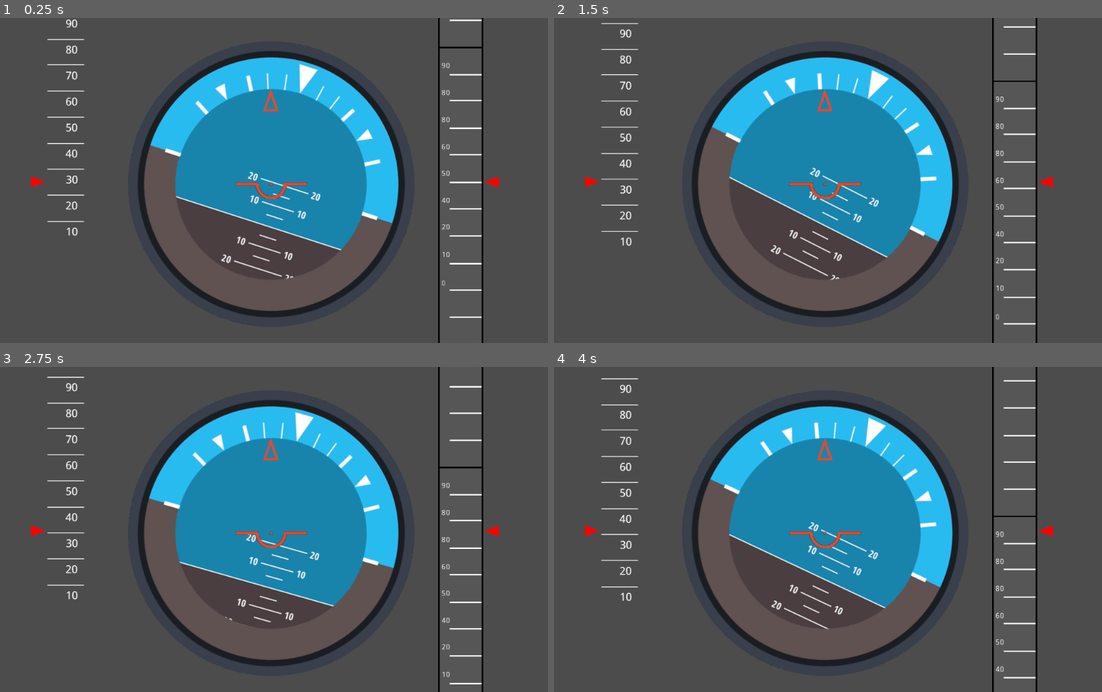
Above: before the commit, frames 1-4 (two rows, left to right).
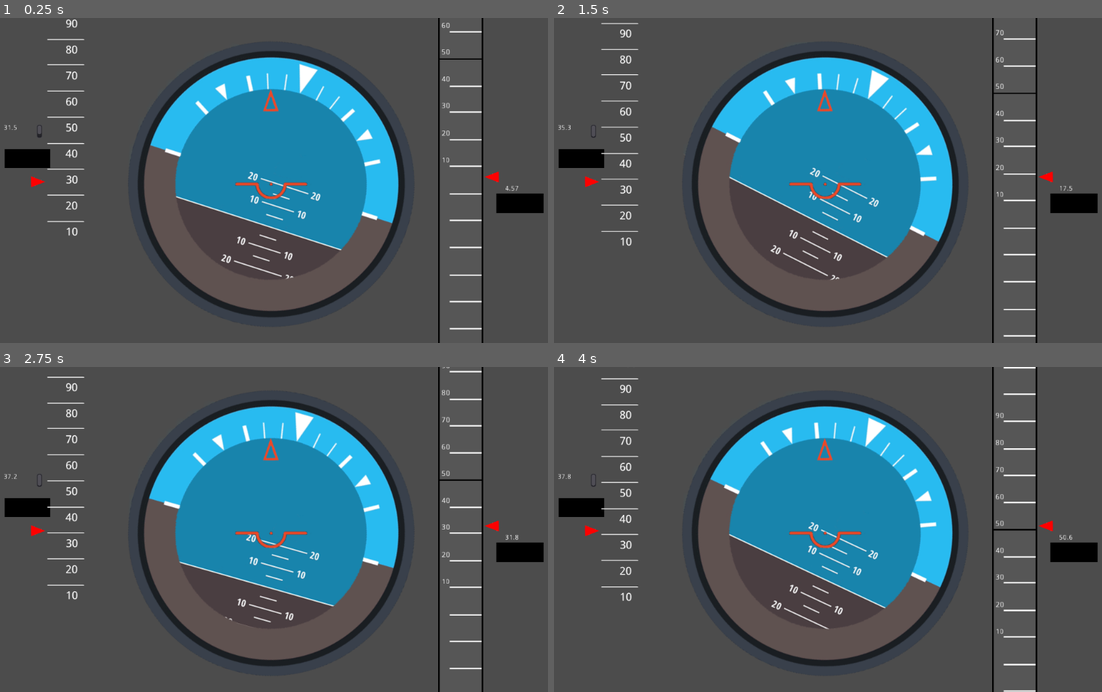
Above: after the commit, the same moments.

Repository: AeroTec-ATLAS/UAV-ART
Game: Godot game, scene res://Scenes/ArtificialHorizon.tscn
Same seed, same stepped clock (60 frames per second), same inputs: the game is played once before the commit and once after it. The project has no main scene, so this scene is started directly.
Inputs:
- Up to frame 1 (0.25 s): no input
- Up to frame 2 (1.5 s): tap Enter (ui_accept) at 0.5, 0.77 s
- Up to frame 3 (2.75 s): tap Enter (ui_accept) at 1.52 s
- Up to frame 4 (4 s): tap Enter (ui_accept) at 3.02, 3.77 s

The runs differ from the first frame. In frame 1, 2.1% of the frame differs, in the area x 0-100%, y 0-96%; in frame 2, 2.2%; in frame 3, 2.2%; in frame 4, 2.2%, in the area x 0-100%, y 0-100%.

Commit message:
Correct movement of the altimeter bars

Diff:
--- /dev/null
+++ b/ground_station/Groundstation_UI/Scenes/AltText9.gd
@@ -0,0 +1,7 @@
+extends RichTextLabel
+
+
+func _on_Altitude_AltIni(pinit):
+		var dialog = str(pinit * 10 + 90)
+		set_visible_characters(4)
+		set_bbcode(dialog)
--- a/ground_station/Groundstation_UI/Scenes/ArtificialHorizon.tscn
+++ b/ground_station/Groundstation_UI/Scenes/ArtificialHorizon.tscn
@@ -12,7 +12,7 @@
 [ext_resource path="res://Scripts/PFD Scripts/AltimeterText.gd" type="Script" id=10]
 [ext_resource path="res://Scripts/PFD Scripts/polygon1.gd" type="Script" id=11]
 [ext_resource path="res://Scripts/PFD Scripts/MedidorAlt.gd" type="Script" id=12]
-[ext_resource path="res://Images/Moldura.png" type="Texture" id=13]
+[ext_resource path="res://Scenes/AltText9.gd" type="Script" id=13]
 [ext_resource path="res://Scripts/PFD Scripts/Medidor1.gd" type="Script" id=14]
 [ext_resource path="res://Images/Medidor0_100.png" type="Texture" id=15]
 [ext_resource path="res://Scripts/PFD Scripts/VelText.gd" type="Script" id=16]
@@ -22,13 +22,7 @@
 [ext_resource path="res://Scripts/BarraSpawnada.gd" type="Script" id=20]
 [ext_resource path="res://Scripts/AltText1.gd" type="Script" id=21]
 [ext_resource path="res://Scripts/InitialAlt.gd" type="Script" id=22]
-[ext_resource path="res://Scripts/Most1.gd" type="Script" id=23]
 [ext_resource path="res://Scripts/Most7.gd" type="Script" id=24]
-[ext_resource path="res://Scripts/Most3.gd" type="Script" id=25]
-[ext_resource path="res://Scripts/Most5.gd" type="Script" id=26]
-[ext_resource path="res://Scripts/Most6.gd" type="Script" id=27]
-[ext_resource path="res://Scripts/Most2.gd" type="Script" id=28]
-[ext_resource path="res://Scripts/Most4.gd" type="Script" id=29]
 [ext_resource path="res://Scripts/AltText2.gd" type="Script" id=30]
 [ext_resource path="res://Scripts/AltText8.gd" type="Script" id=31]
 [ext_resource path="res://Scripts/AltText7.gd" type="Script" id=32]
@@ -99,7 +93,6 @@
 }
 
 [node name="Polygon2D" type="Polygon2D" parent="."]
-visible = false
 position = Vector2( -71.6028, -182.321 )
 scale = Vector2( 0.894728, 0.894728 )
 color = Color( 0, 0, 0, 1 )
@@ -117,14 +110,14 @@
 "_edit_use_anchors_": false
 }
 
-[node name="Polygon2D2" type="Polygon2D" parent="."]
-position = Vector2( 1586.16, -139.6 )
-scale = Vector2( 0.921697, 0.921697 )
+[node name="Polygon2D2" type="Polygon2D" parent="Polygon2D"]
+position = Vector2( 1025.92, 87.6865 )
+scale = Vector2( 1.03014, 1.03014 )
 color = Color( 0, 0, 0, 1 )
 polygon = PoolVector2Array( -469.218, 131.19, -374.951, 131.456, -374.685, 170.756, -469.218, 171.022 )
 script = ExtResource( 11 )
 
-[node name="RichTextLabel" type="RichTextLabel" parent="Polygon2D2"]
+[node name="RichTextLabel" type="RichTextLabel" parent="Polygon2D/Polygon2D2"]
 margin_left = -452.056
 margin_top = 115.056
 margin_right = -372.056
@@ -135,22 +128,6 @@
 "_edit_use_anchors_": false
 }
 
-[node name="Moldura" type="Sprite" parent="Polygon2D2"]
-position = Vector2( -1469, 787.212 )
-scale = Vector2( 4.59106, 0.772156 )
-texture = ExtResource( 13 )
-__meta__ = {
-"_edit_lock_": true
-}
-
-[node name="Moldura2" type="Sprite" parent="Polygon2D2"]
-position = Vector2( -889.294, -333.632 )
-scale = Vector2( 4.59106, 1.11949 )
-texture = ExtResource( 13 )
-__meta__ = {
-"_edit_lock_": true
-}
-
 [node name="Velocidade" type="Control" parent="."]
 margin_left = -490.074
 margin_top = -232.641
@@ -188,7 +165,7 @@
 script = ExtResource( 12 )
 
 [node name="PonteiroAlt" type="Sprite" parent="Altitude"]
-position = Vector2( -745, 9.333 )
+position = Vector2( -745, 0 )
 rotation = 3.14159
 scale = Vector2( 0.180873, 0.180873 )
 texture = ExtResource( 17 )
@@ -202,28 +179,16 @@
 texture = ExtResource( 18 )
 script = ExtResource( 20 )
 
-[node name="Moldura" type="Sprite" parent="."]
-visible = false
-position = Vector2( 4.83554, 319.695 )
-scale = Vector2( 2.07033, 1.24194 )
-texture = ExtResource( 13 )
-
-[node name="Moldura2" type="Sprite" parent="."]
-visible = false
-position = Vector2( -4.00664, -320.872 )
-scale = Vector2( 2.07033, 1.24194 )
-texture = ExtResource( 13 )
-
 [node name="Polygon2D3" type="Polygon2D" parent="."]
 position = Vector2( 1586.16, -139.6 )
 scale = Vector2( 0.921697, 0.921697 )
-script = ExtResource( 23 )
+script = ExtResource( 24 )
 
 [node name="TesteMostrador" type="RichTextLabel" parent="Polygon2D3"]
 margin_left = -1381.0
-margin_top = 164.0
-margin_right = -1311.0
-margin_bottom = 185.0
+margin_top = 13.0
+margin_right = -1303.0
+margin_bottom = 34.0
 script = ExtResource( 21 )
 __meta__ = {
 "_edit_use_anchors_": false,
@@ -231,7 +196,7 @@
 }
 
 [node name="Polygon2D4" type="Polygon2D" parent="."]
-script = ExtResource( 28 )
+script = ExtResource( 24 )
 
 [node name="TesteMostrador2" type="RichTextLabel" parent="Polygon2D4"]
 margin_left = 313.0
@@ -245,7 +210,7 @@
 }
 
 [node name="Polygon2D5" type="Polygon2D" parent="."]
-script = ExtResource( 25 )
+script = ExtResource( 24 )
 
 [node name="TesteMostrador3" type="RichTextLabel" parent="Polygon2D5"]
 margin_left = 313.0
@@ -259,7 +224,7 @@
 }
 
 [node name="Polygon2D6" type="Polygon2D" parent="."]
-script = ExtResource( 29 )
+script = ExtResource( 24 )
 
 [node name="TesteMostrador4" type="RichTextLabel" parent="Polygon2D6"]
 margin_left = 313.0
@@ -275,7 +240,7 @@
 }
 
 [node name="Polygon2D7" type="Polygon2D" parent="."]
-script = ExtResource( 26 )
+script = ExtResource( 24 )
 
 [node name="TesteMostrador5" type="RichTextLabel" parent="Polygon2D7"]
 margin_left = 313.0
@@ -291,7 +256,7 @@
 }
 
 [node name="Polygon2D8" type="Polygon2D" parent="."]
-script = ExtResource( 27 )
+script = ExtResource( 24 )
 
 [node name="TesteMostrador6" type="RichTextLabel" parent="Polygon2D8"]
 margin_left = 313.0
@@ -332,7 +297,7 @@
 margin_bottom = -318.0
 bbcode_text = "1000"
 text = "1000"
-script = ExtResource( 32 )
+script = ExtResource( 31 )
 __meta__ = {
 "_edit_use_anchors_": false,
 "_editor_description_": ""
@@ -348,7 +313,7 @@
 margin_bottom = -368.0
 bbcode_text = "1000"
 text = "1000"
-script = ExtResource( 31 )
+script = ExtResource( 13 )
 __meta__ = {
 "_edit_use_anchors_": false,
 "_editor_description_": ""
@@ -359,7 +324,7 @@
 [connection signal="Leitura" from="Horizonte/Sprite" to="Horizonte/Sprite/Horizonte_externo" method="_on_Sprite_Leitura"]
 [connection signal="Leitura" from="Horizonte/Sprite" to="Polygon2D" method="_on_Sprite_Leitura"]
 [connection signal="Leitura" from="Horizonte/Sprite" to="Polygon2D/RichTextLabel" method="_on_Sprite_Leitura"]
-[connection signal="Leitura" from="Horizonte/Sprite" to="Polygon2D2/RichTextLabel" method="_on_Sprite_Leitura"]
+[connection signal="Leitura" from="Horizonte/Sprite" to="Polygon2D/Polygon2D2/RichTextLabel" method="_on_Sprite_Leitura"]
 [connection signal="Leitura" from="Horizonte/Sprite" to="Velocidade/Medidor1Vel" method="_on_Sprite_Leitura"]
 [connection signal="Leitura" from="Horizonte/Sprite" to="Altitude" method="_on_Sprite_Leitura"]
 [connection signal="Leitura" from="Horizonte/Sprite" to="Altitude/Medidor1Alt" method="_on_Sprite_Leitura"]
@@ -374,7 +339,7 @@
 [connection signal="Leitura" from="Horizonte/Sprite" to="Polygon2D9" method="_on_Sprite_Leitura"]
 [connection signal="Leitura" from="Horizonte/Sprite" to="Polygon2D10" method="_on_Sprite_Leitura"]
 [connection signal="Leitura" from="Horizonte/Sprite" to="Polygon2D11" method="_on_Sprite_Leitura"]
-[connection signal="AltIni" from="Altitude" to="Polygon2D2/RichTextLabel" method="_on_Altitude_AltIni"]
+[connection signal="AltIni" from="Altitude" to="Polygon2D/Polygon2D2/RichTextLabel" method="_on_Altitude_AltIni"]
 [connection signal="AltIni" from="Altitude" to="Polygon2D3/TesteMostrador" method="_on_Altitude_AltIni"]
 [connection signal="AltIni" from="Altitude" to="Polygon2D4/TesteMostrador2" method="_on_Altitude_AltIni"]
 [connection signal="AltIni" from="Altitude" to="Polygon2D5/TesteMostrador3" method="_on_Altitude_AltIni"]
--- a/ground_station/Groundstation_UI/Scripts/AltText1.gd
+++ b/ground_station/Groundstation_UI/Scripts/AltText1.gd
@@ -1,6 +1,6 @@
 extends RichTextLabel
 
 func _on_Altitude_AltIni(pinit):
-	var dialog = str(pinit * 10)
+	var dialog = str(pinit * 10 + 10)
 	set_visible_characters(4)
 	set_bbcode(dialog)
--- a/ground_station/Groundstation_UI/Scripts/AltText2.gd
+++ b/ground_station/Groundstation_UI/Scripts/AltText2.gd
@@ -1,6 +1,6 @@
 extends RichTextLabel
 
 func _on_Altitude_AltIni(pinit):
-	var dialog = str(pinit * 10 + 10)
+	var dialog = str(pinit * 10 + 20)
 	set_visible_characters(4)
 	set_bbcode(dialog)
--- a/ground_station/Groundstation_UI/Scripts/AltText3.gd
+++ b/ground_station/Groundstation_UI/Scripts/AltText3.gd
@@ -1,6 +1,6 @@
 extends RichTextLabel
 
 func _on_Altitude_AltIni(pinit):
-	var dialog = str(pinit * 10 + 20)
+	var dialog = str(pinit * 10 + 30)
 	set_visible_characters(4)
 	set_bbcode(dialog)
--- a/ground_station/Groundstation_UI/Scripts/AltText7.gd
+++ b/ground_station/Groundstation_UI/Scripts/AltText7.gd
@@ -1,6 +1,6 @@
 extends RichTextLabel
 
 func _on_Altitude_AltIni(pinit):
-	var dialog = str(pinit * 10 + 80)
+	var dialog = str(pinit * 10 + 70)
 	set_visible_characters(4)
 	set_bbcode(dialog)
--- a/ground_station/Groundstation_UI/Scripts/AltText8.gd
+++ b/ground_station/Groundstation_UI/Scripts/AltText8.gd
@@ -1,6 +1,6 @@
 extends RichTextLabel
 
 func _on_Altitude_AltIni(pinit):
-	var dialog = str(pinit * 10 + 90)
+	var dialog = str(pinit * 10 + 80)
 	set_visible_characters(4)
 	set_bbcode(dialog)
--- a/ground_station/Groundstation_UI/Scripts/BarraSpawnada.gd
+++ b/ground_station/Groundstation_UI/Scripts/BarraSpawnada.gd
@@ -5,4 +5,5 @@
 	#position.y =   -249 + (48.0/10 * float(array2[9]))
 
 func _on_Sprite_Leitura(array2):
-	position.y = + (48.0/10 * float(array2[9]))
+	position.y = 21.0 + (48.7/10.0 * float(array2[9]))
+	#-249 + (48.0/10 * float(array2[9]))
--- a/ground_station/Groundstation_UI/Scripts/Most1.gd
+++ b/ground_station/Groundstation_UI/Scripts/Most1.gd
@@ -3,4 +3,5 @@
 
 
 func _on_Sprite_Leitura(array2):
-	position.y = 4 + (48.0/10 * float(array2[9]))
+	position.y = 21.0 + (49.0/10 * float(array2[9]))
+#4
--- a/ground_station/Groundstation_UI/Scripts/Most2.gd
+++ b/ground_station/Groundstation_UI/Scripts/Most2.gd
@@ -3,4 +3,5 @@
 
 
 func _on_Sprite_Leitura(array2):
-	position.y = 140.0 + (48.0/10 * float(array2[9]))
+	position.y = 21.0 + (49.0/10 * float(array2[9]))
+#140
--- a/ground_station/Groundstation_UI/Scripts/Most3.gd
+++ b/ground_station/Groundstation_UI/Scripts/Most3.gd
@@ -3,4 +3,4 @@
 
 
 func _on_Sprite_Leitura(array2):
-	position.y = 140 + (48.0/10 * float(array2[9]))
+	position.y = 21.0 + (49.0/10 * float(array2[9]))
--- a/ground_station/Groundstation_UI/Scripts/Most4.gd
+++ b/ground_station/Groundstation_UI/Scripts/Most4.gd
@@ -3,4 +3,4 @@
 
 
 func _on_Sprite_Leitura(array2):
-	position.y = 140 + (48.0/10 * float(array2[9]))
+	position.y = 21.0 + (49.0/10 * float(array2[9]))
--- a/ground_station/Groundstation_UI/Scripts/Most5.gd
+++ b/ground_station/Groundstation_UI/Scripts/Most5.gd
@@ -3,4 +3,4 @@
 
 
 func _on_Sprite_Leitura(array2):
-	position.y = 140 + (48.0/10 * float(array2[9]))
+	position.y = 21.0 + (49.0/10 * float(array2[9]))
--- a/ground_station/Groundstation_UI/Scripts/Most6.gd
+++ b/ground_station/Groundstation_UI/Scripts/Most6.gd
@@ -2,4 +2,4 @@
 
 
 func _on_Sprite_Leitura(array2):
-	position.y = 140 + (48.0/10 * float(array2[9]))
+	position.y = 21.0 + (49.0/10 * float(array2[9]))
--- a/ground_station/Groundstation_UI/Scripts/Most7.gd
+++ b/ground_station/Groundstation_UI/Scripts/Most7.gd
@@ -1,4 +1,4 @@
 extends Polygon2D
 
 func _on_Sprite_Leitura(array2):
-	position.y = 140 + (48.0/10 * float(array2[9]))
+	position.y = -84.4 + (49.0/10 * float(array2[9]))
Not shown: 1 places in ground_station/Groundstation_UI/Scenes/ArtificialHorizon.tscn that only renumber resources
